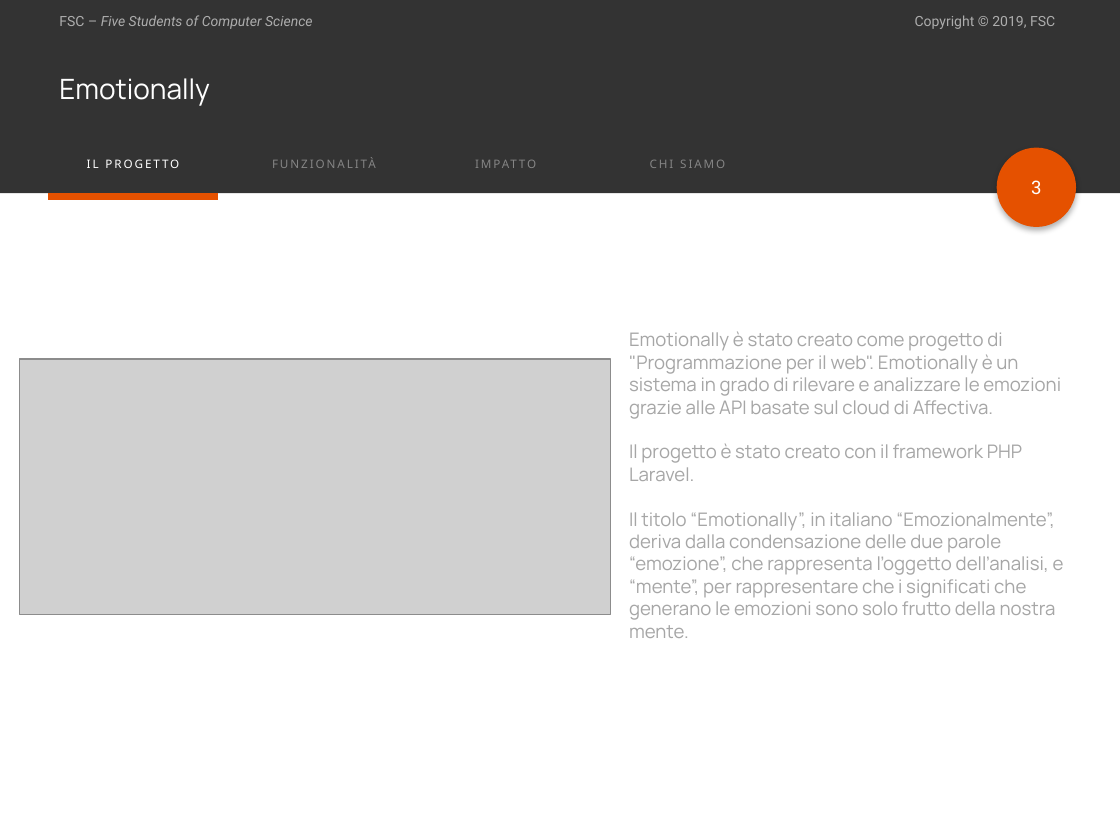
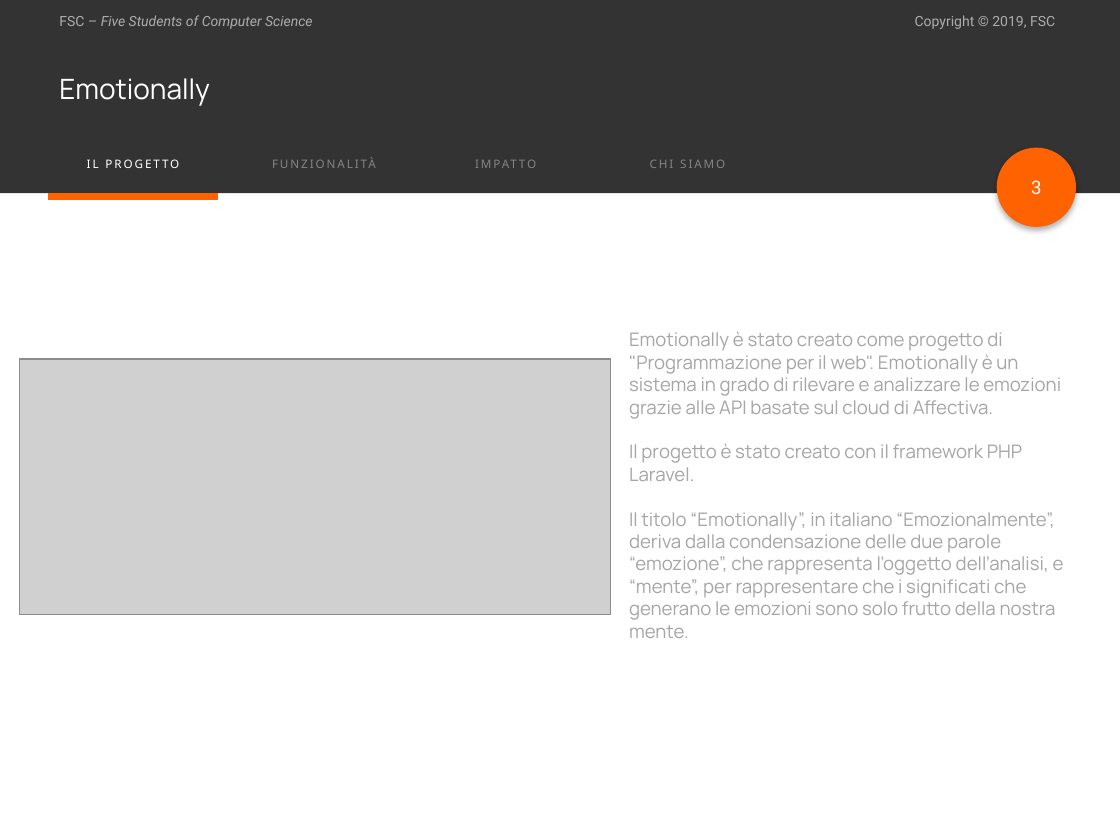
Before and after one commit to F-S-C/Emotionally, a slide deck: slide 3 of presentazione/PresentazionePPW.pptx. Drawn at 1120x840 pixels with LibreOffice and Linux fonts; fonts in the diff are those of the drawing; grey boxes stand for pictures. Boxes give left, top, right and bottom in pixels: in the first picture for what was removed or moved away, otherwise in the second. Text is boxed around its words. In the diff, an @@ line names an element or a change of style, - is before the commit and + after.

```diff
--- a/presentazione/PresentazionePPW.pptx
+++ b/presentazione/PresentazionePPW.pptx
@@ ellipse at [997,148,1076,227]: fill #E55100 to #FF6200 @@
@@ line (48, 196) - (217, 196): stroke #E55100 4.5 pt to #FF6200 4.5 pt @@
```
Also in this commit, not shown: 7 other slides changed.
